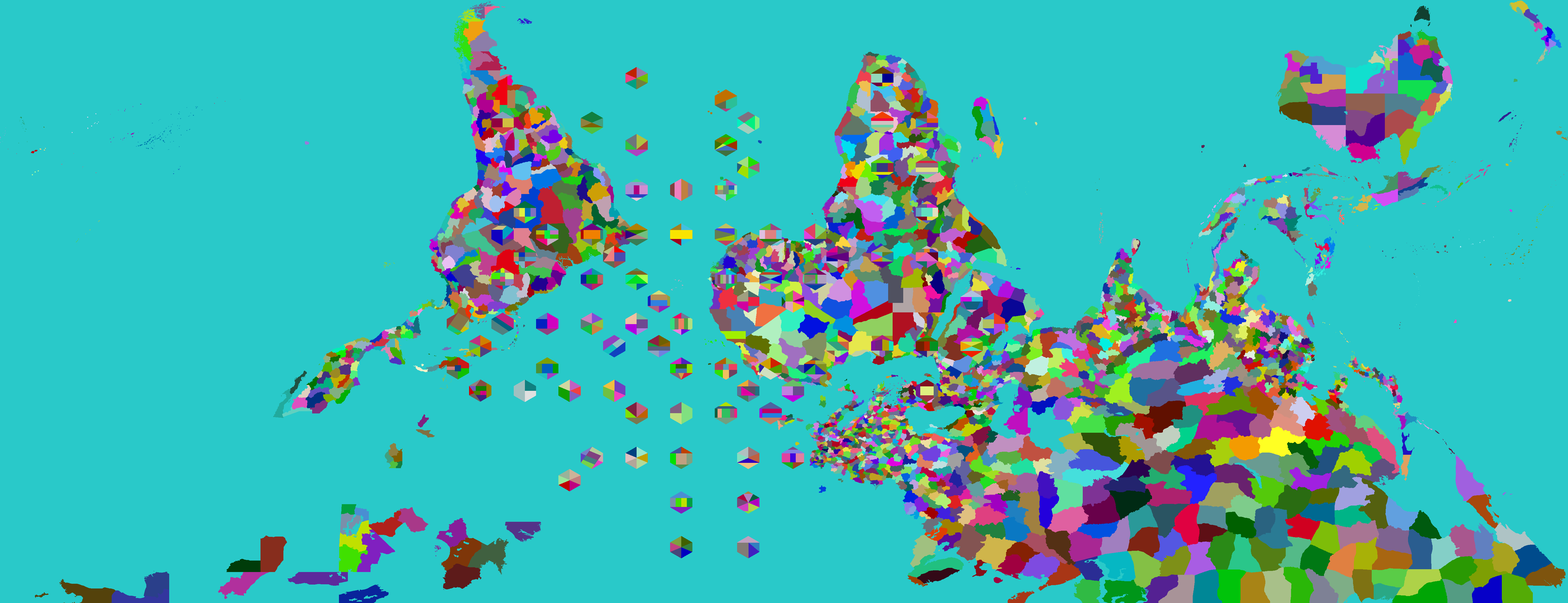
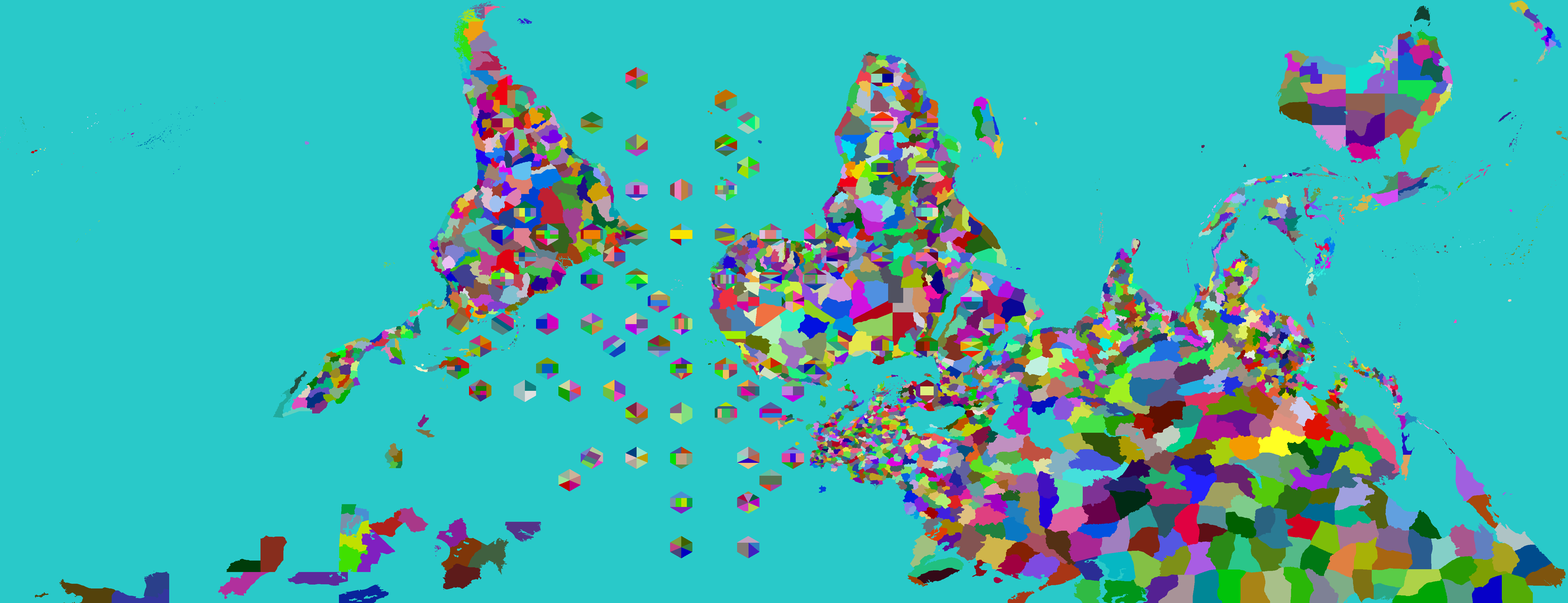
The second w=1568, h=603 image is a revision of the first. Changes to its layers:
painted on "Provinces" over (759, 462, 848, 492)
